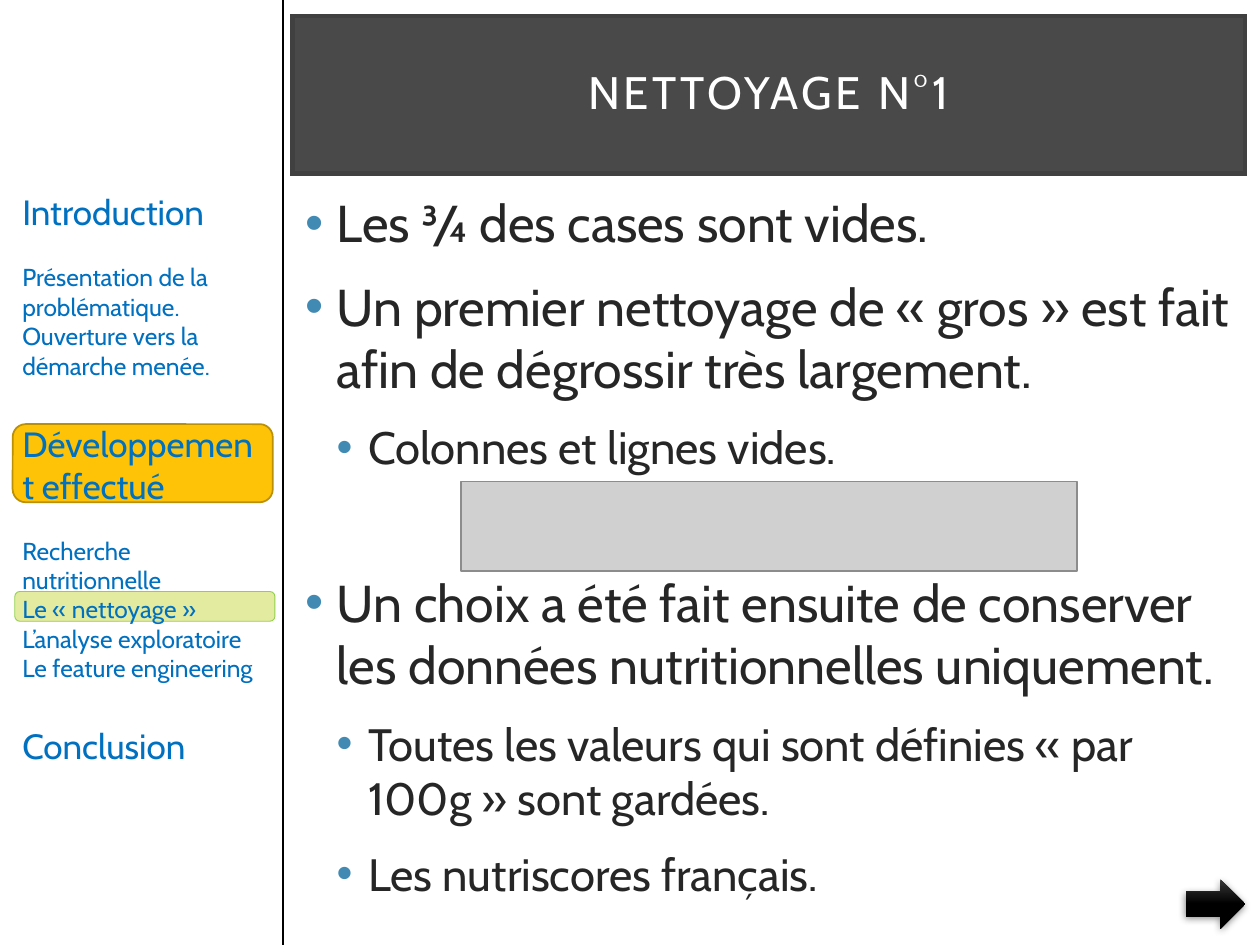
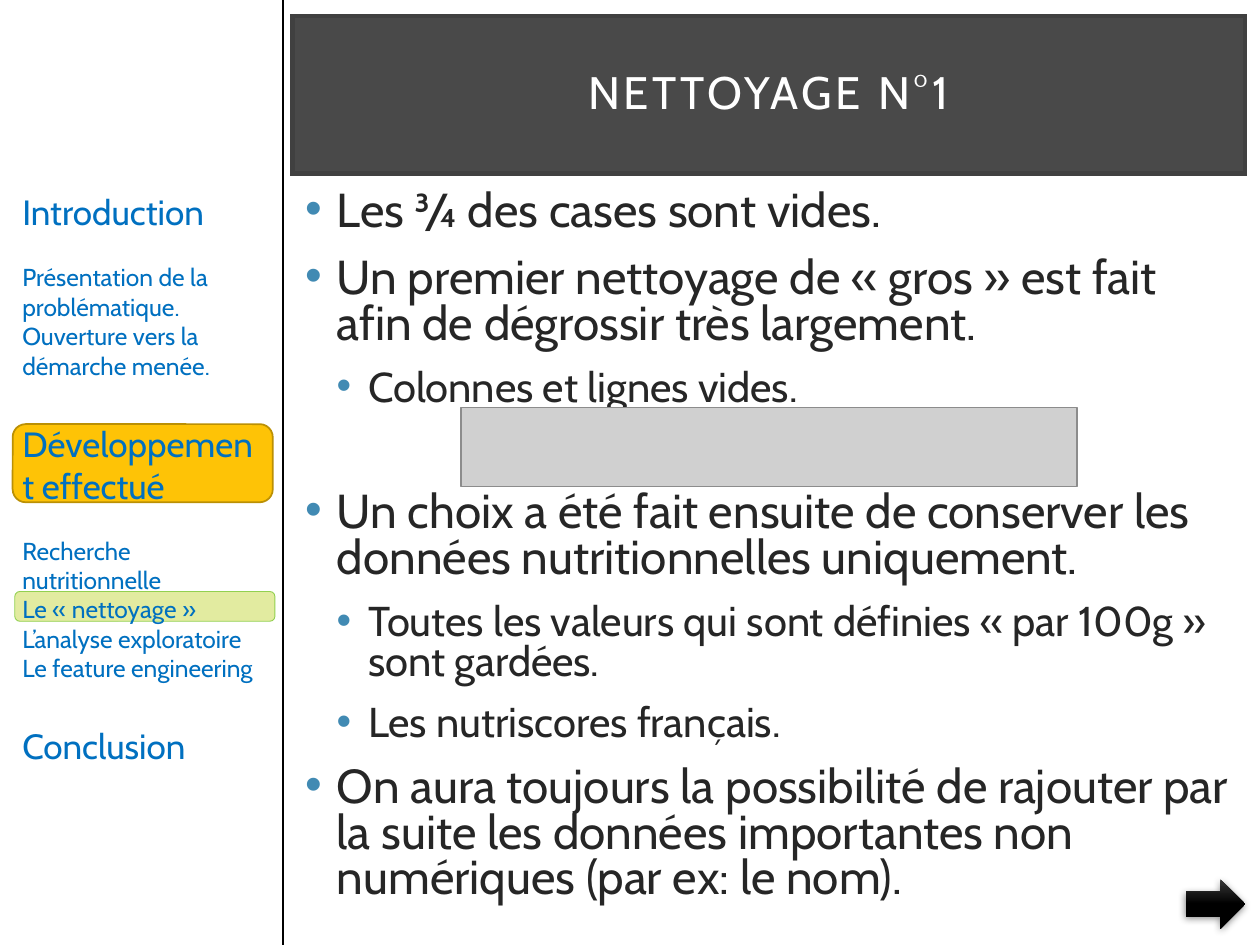
Before and after one commit to pfroide/python, a slide deck: slide 12 of Projet_2/presentation_v4.pptx. Drawn at 1260x945 pixels with LibreOffice and Linux fonts; fonts in the diff are those of the drawing; grey boxes stand for pictures. Boxes give left, top, right and bottom in pixels: in the first picture for what was removed or moved away, otherwise in the second. Text is boxed around its words. In the diff, an @@ line names an element or a change of style, - is before the commit and + after.

```diff
--- a/Projet_2/presentation_v4.pptx
+++ b/Projet_2/presentation_v4.pptx
@@ text at bbox=[337, 191, 1189, 745]: size 29.6 to 27.2 pt in "Les ¾ des cases sont vides.", "Un premier nettoyage de « gros » ...", "Un choix a été fait ensuite de ..."; size 25.9 to 23.8 pt in "Colonnes et lignes vides.", "Toutes les valeurs qui sont définies « ...", "Les nutriscores français."; line spacing 1 to 0.8 @@
@@ picture: place and size @@
-picture at bbox=[461, 481, 1077, 571]
+picture at bbox=[461, 407, 1077, 486]
@@ text at bbox=[337, 767, 1228, 906]: paragraph added @@
+• On aura toujours la possibilité de rajouter par la suite les données importantes non numériques (par ex: le nom).
```
Also in this commit, not shown: 4 other slides changed, 9 slides added, 3 slides removed.
